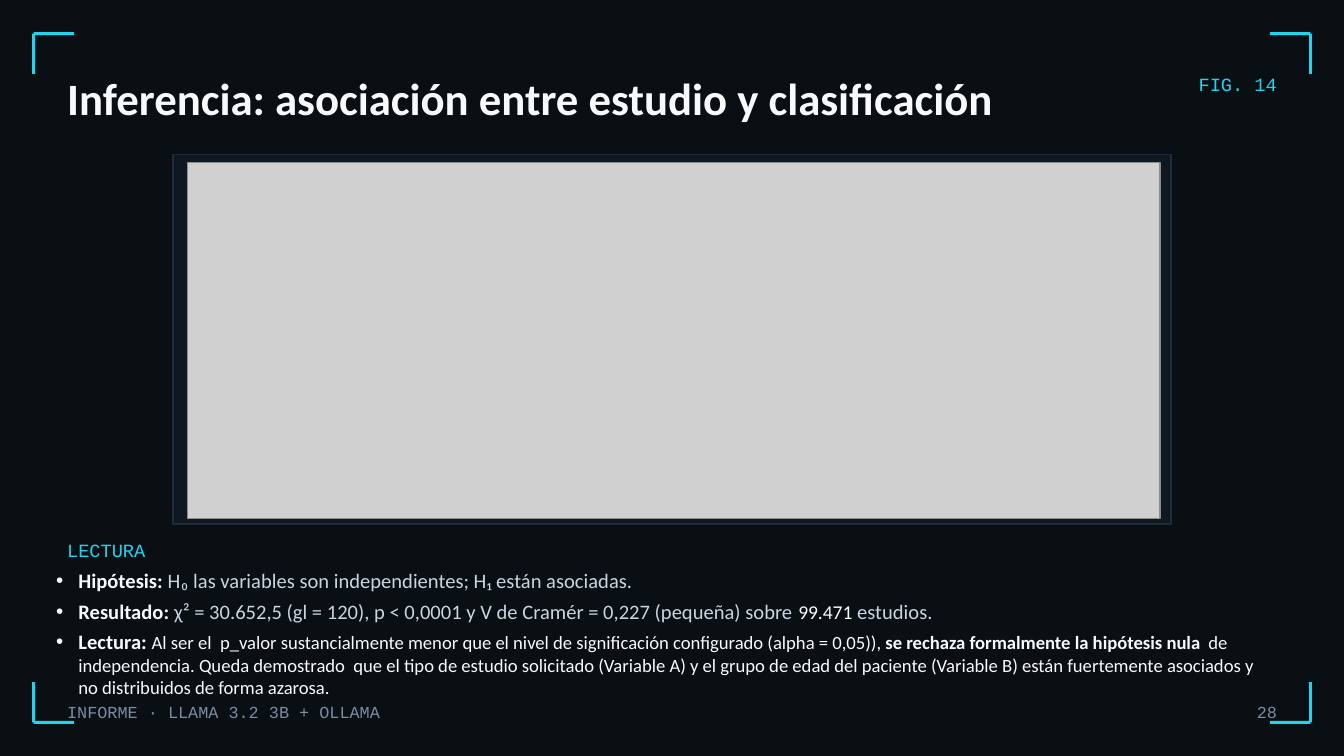
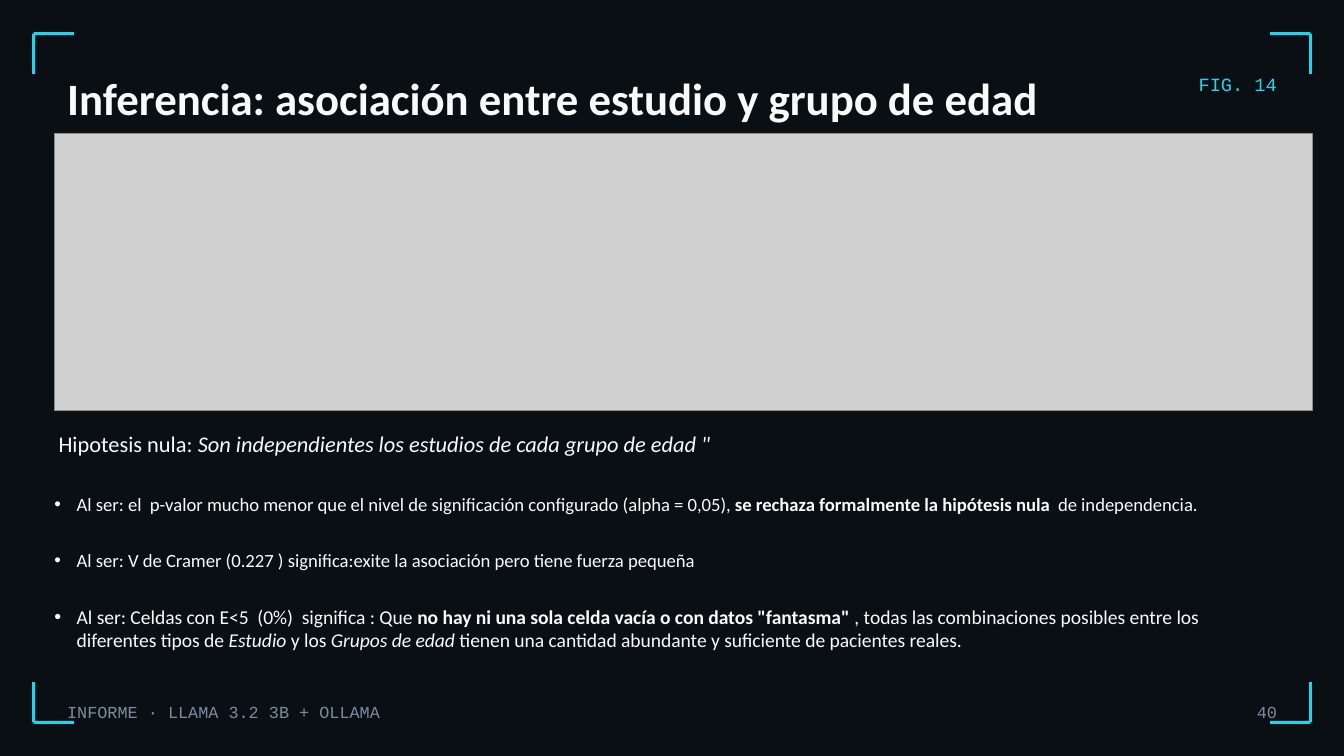
Before and after one commit to osleysorio/itacedemy_repo1_osley, a slide deck: slide 40 of sprint 13/Informe_Llama32_Ollama.pptx (slide 28 before the commit). Drawn at 1344x756 pixels with LibreOffice and Linux fonts; fonts in the diff are those of the drawing; grey boxes stand for pictures. Boxes give left, top, right and bottom in pixels: in the first picture for what was removed or moved away, otherwise in the second. Text is boxed around its words. In the diff, an @@ line names an element or a change of style, - is before the commit and + after.

```diff
--- a/sprint 13/Informe_Llama32_Ollama.pptx
+++ b/sprint 13/Informe_Llama32_Ollama.pptx
@@ title at (67, 83, 1038, 123): text changed @@
-Inferencia: asociación entre estudio y clasificación
+Inferencia: asociación entre estudio y grupo de edad
@@ picture: place and size @@
-picture at (187, 163, 1160, 519)
+picture at (54, 133, 1312, 410)
@@ rectangle removed at (173, 155, 1171, 524) @@
@@ text added at (59, 436, 696, 456), 12 pt, text #F8FAFC, italic @@
+Hipotesis nula: Son independientes los estudios de cada grupo de edad "
@@ text at (77, 497, 1199, 650): text changed; size 10 to 10.5 pt @@
-• Hipótesis: H₀ las variables son independientes; H₁ están asociadas.
-• Resultado: χ² = 30.652,5 (gl = 120), p < 0,0001 y V de Cramér = 0,227 (pequeña) sobre 99.471 estudios.
-• Lectura: Al ser el p_valor sustancialmente menor que el nivel de significación configurado (alpha = 0,05)), se rechaza formalmente la hipótesis nula de independencia. Queda demostrado que el tipo de estudio solicitado (Variable A) y el grupo de edad del paciente (Variable B) están fuertemente asociados y no distribuidos de forma azarosa.
+• Al ser: el p-valor mucho menor que el nivel de significación configurado (alpha = 0,05), se rechaza formalmente la hipótesis nula de independencia.
+• Al ser: V de Cramer (0.227 ) significa:exite la asociación pero tiene fuerza pequeña
+• Al ser: Celdas con E<5 (0%) significa : Que no hay ni una sola celda vacía o con datos "fantasma" , todas las combinaciones posibles entre los diferentes tipos de Estudio y los Grupos de edad tienen una cantidad abundante y suficiente de pacientes reales.
@@ text removed at (67, 544, 145, 557) @@
-LECTURA
@@ page number at (1257, 707, 1277, 723): text changed @@
-28
+40
```
Also in this commit, not shown: 18 other slides changed, 25 slides added, 14 slides removed, 1 other file.
